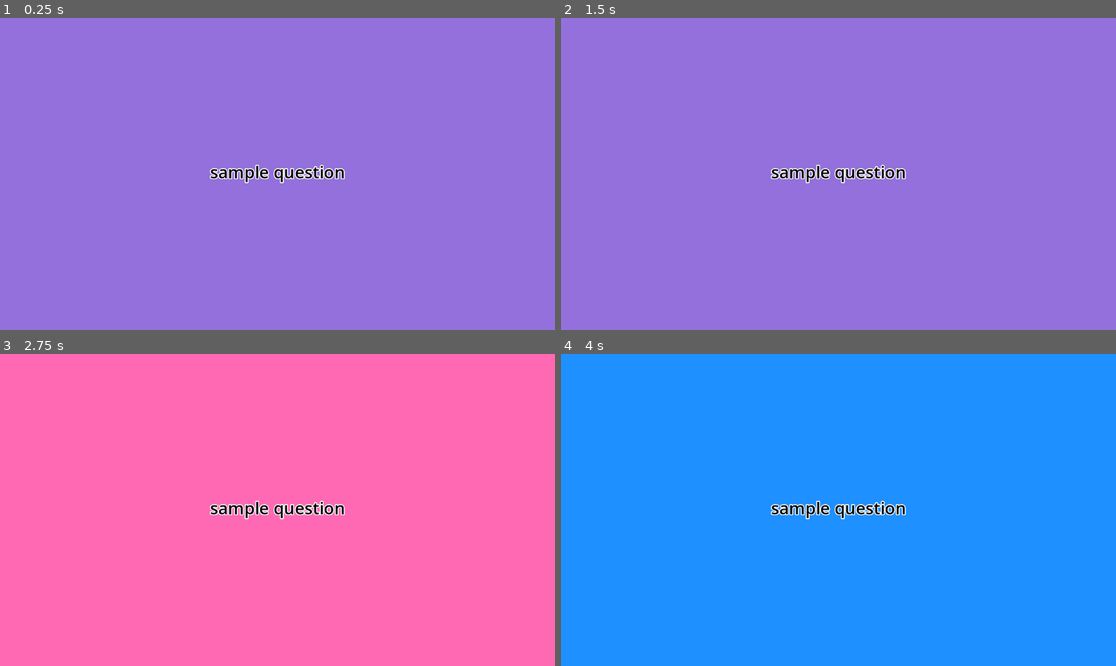
Above: before the commit, frames 1-4 (two rows, left to right).
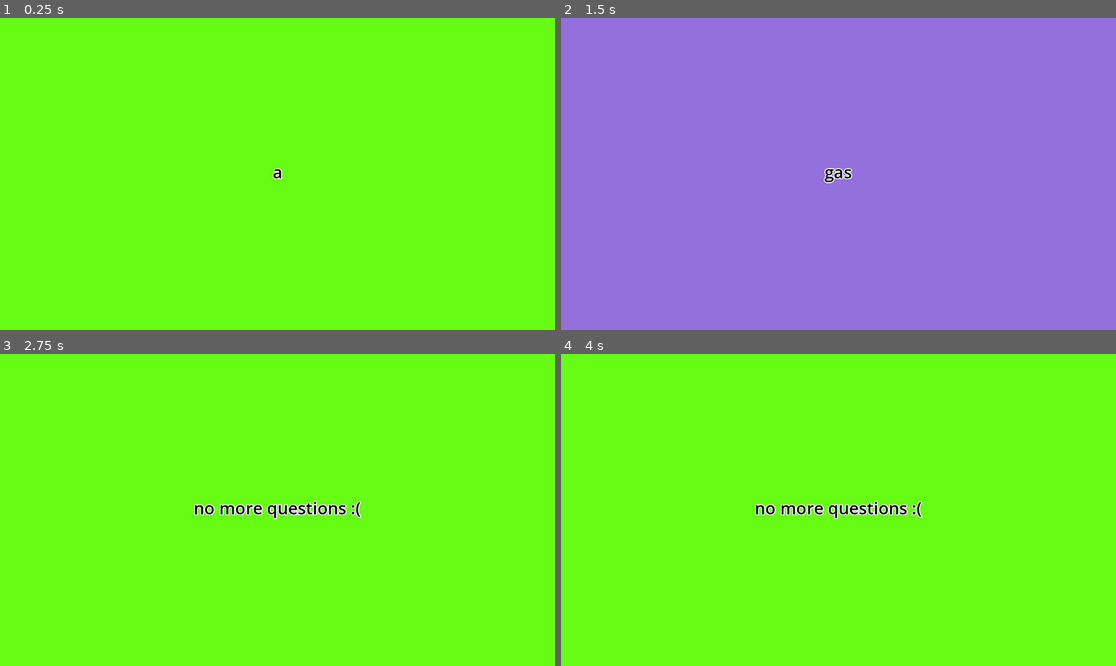
Above: after the commit, the same moments.

Repository: gringames/100-Questions
Game: Godot game, scene res://scenes/questions.tscn
Same seed, same stepped clock (60 frames per second), same inputs: the game is played once before the commit and once after it.
Inputs (mouse positions are in pixels of both pictures, inside the frame that each line leads up to):
- Up to frame 1 (0.25 s): no input
- Up to frame 2 (1.5 s): tap Enter at 0.5 s; move the mouse to (960, 158) at 0.52 s; click (960, 158) at 0.67 s; tap Space at 1.25 s; move the mouse to (727, 189) at 1.27 s; click (727, 189) at 1.42 s
- Up to frame 3 (2.75 s): tap Enter at 2 s; move the mouse to (333, 441) at 2.02 s; click (333, 441) at 2.17 s
- Up to frame 4 (4 s): tap Space at 2.75 s; move the mouse to (810, 572) at 2.77 s; click (810, 572) at 2.92 s; tap Enter at 3.5 s; move the mouse to (1005, 556) at 3.52 s; click (1005, 556) at 3.67 s

The runs differ from the first frame. In frame 1, 100% of the frame differs, in the area x 0-100%, y 0-100%; in frame 2, 0.8%; in frame 3, 100%; in frame 4, 100%.

Commit message:
basic game + question initializer tool. stop if out of questions

Diff:
--- a/scenes/canvas_modulate.tscn
+++ /dev/null
@@ -1,4 +0,0 @@
-[gd_scene format=3 uid="uid://dd81xbi24gh4h"]
-
-[node name="CanvasModulate" type="CanvasModulate"]
-color = Color(0, 1, 1, 1)
--- a/scenes/questions.tscn
+++ b/scenes/questions.tscn
@@ -2,7 +2,7 @@
 
 [ext_resource type="Script" path="res://scripts/Main.gd" id="1_x4fgr"]
 
-[node name="Control" type="Control"]
+[node name="QuestionsMain" type="Control"]
 layout_mode = 3
 anchors_preset = 15
 anchor_right = 1.0
@@ -10,8 +10,10 @@
 grow_horizontal = 2
 grow_vertical = 2
 script = ExtResource("1_x4fgr")
+questions = ["a", "v", "gas"]
+colors = [Color(1, 0.396078, 0.329412, 1), Color(1, 0.647059, 0, 1), Color(1, 1, 0, 1), Color(0.4, 0.988235, 0.0784314, 1), Color(0.117647, 0.564706, 1, 1), Color(0.576471, 0.439216, 0.858824, 1), Color(1, 0.411765, 0.705882, 1)]
 
-[node name="BoxContainer" type="BoxContainer" parent="."]
+[node name="QuestionBox" type="BoxContainer" parent="."]
 layout_mode = 1
 anchors_preset = 15
 anchor_right = 1.0
@@ -25,7 +27,7 @@
 alignment = 1
 metadata/_edit_use_anchors_ = true
 
-[node name="RichTextLabel" type="Label" parent="BoxContainer"]
+[node name="QuestionLabel" type="Label" parent="QuestionBox"]
 layout_mode = 2
 size_flags_horizontal = 3
 theme_override_colors/font_color = Color(0, 0, 0, 1)
--- a/scripts/Main.gd
+++ b/scripts/Main.gd
@@ -1,8 +1,15 @@
 extends Control
 
-var background_color: ColorRect
+@export_category("End")
+@export var end_text: String = "no more questions :("
+@export var end_color: Color = Color.BLACK
 
-var colors: Array = [
+
+@export_category("Questions")
+@export var questions: Array
+
+@export_category("Colors")
+@export var colors: Array = [
 	Color.RED, # make less poppy
 	Color.LAWN_GREEN,
 	Color.YELLOW, # maybe a bit too bright
@@ -12,16 +19,26 @@
 	Color.ORANGE
 ]
 
+
+### COLOR
+var background_color: ColorRect
 var number_of_colors: int
-var last_index: int = -1
+var last_color_index: int = -1
+
+### TEXT
+var question_label: Label
+var number_of_questions: int
+var question_index: int = 0
 
 
 func _ready():
 	background_color = $BackgroundColor
 	number_of_colors = colors.size()
 
+	question_label = $QuestionBox/QuestionLabel
+	number_of_questions = questions.size()
+
 	next_question()
-
 
 
 func _input(event):
@@ -31,24 +48,39 @@
 
 
 func next_question() -> void:
-	print("NEXT QUESTION")
 	next_text()
 	next_background_color()
 
+
 func next_text() -> void:
-	pass
+	if question_index == number_of_questions:
+		stop_listening_for_input()
+		display_end_screen()
+		return
+
+	question_label.text = questions[question_index]
+	question_index += 1
+
+
+func display_end_screen() -> void:
+	question_label.text = end_text
+	background_color.color = end_color
+
+
+func stop_listening_for_input() -> void:
+	set_process_input(false)
 
 
 func next_background_color() -> void:
-	background_color.color = colors[get_random_index()]
+	background_color.color = colors[get_random_color_index()]
 
 
-func get_random_index() -> int:
+func get_random_color_index() -> int:
 	# randi_range param "to" is inclusive
 	var random_index: int = randi_range(0, number_of_colors - 1)
 
 	# ensure different color
-	if random_index == last_index:
+	if random_index == last_color_index:
 		random_index = (random_index + 1) % number_of_colors
 
 	return random_index
--- /dev/null
+++ b/scripts/question_initializer.gd
@@ -0,0 +1,37 @@
+@tool
+extends EditorScript
+
+var question_txt_path: String = "res://data/questions.txt"
+var questions_node_name: String = "QuestionsMain"
+var print_question_array: bool = true
+
+var questions: Array
+
+func get_questions() -> Array:
+	return questions
+
+
+func _run():
+	fill_array_from_file()
+
+	if print_question_array:
+		print(questions)
+
+	assign_questions_array_in_main()
+
+
+func fill_array_from_file() -> void:
+	var questions_file = FileAccess.open(question_txt_path, FileAccess.READ)
+	while not questions_file.eof_reached():
+		var line: String = questions_file.get_line()
+
+		if line.begins_with("#") or line.is_empty():
+			continue
+
+		questions.append(str(line))
+
+
+func assign_questions_array_in_main() -> void:
+	# get scene returns the root node
+	var questions_node = get_scene()
+	questions_node.questions = questions
Not shown, added: data/questions.txt
